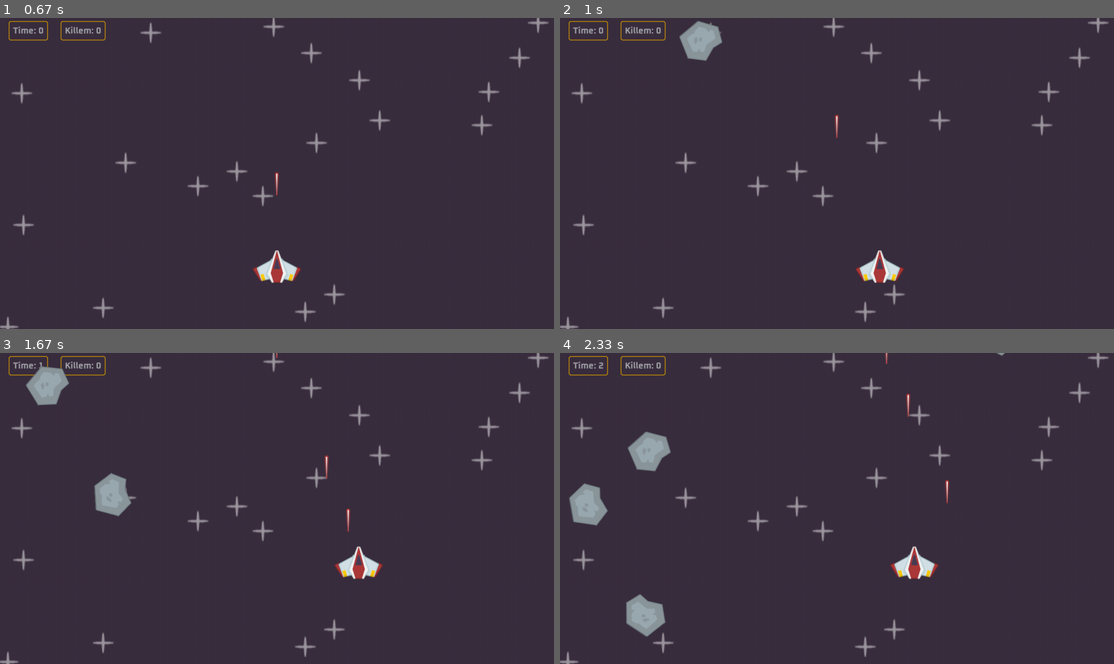
Above: before the commit, frames 1-4 (two rows, left to right).
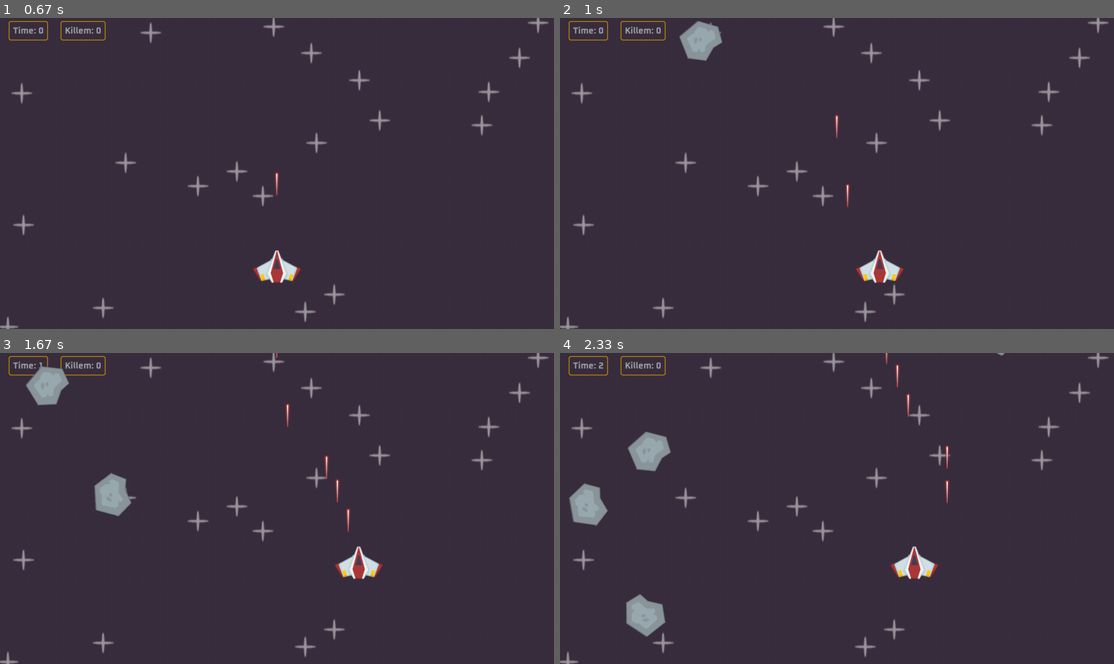
Above: after the commit, the same moments.

Repository: pogo1024/python
Game: pygame game, started from pygame_challange/space/space.py
Same seed, same stepped clock (60 frames per second), same inputs: the game is played once before the commit and once after it.
Inputs:
- Up to frame 1 (0.67 s): tap Space at 0.33 s
- Up to frame 2 (1 s): hold Right from 0.67 s (still down); tap Space at 0.73 s
- Up to frame 3 (1.67 s): tap Space at 1.03, 1.23, 1.57 s; release Right at 1.13 s; hold Up 1.17-1.47 s; hold Right from 1.5 s (still down)
- Up to frame 4 (2.33 s): tap Space at 1.87, 2.07 s; release Right at 1.97 s; hold Left from 2 s (still down)

Frame 1 is identical in both runs. In frame 2, less than 0.1% of the frame differs, in the area x 51-53%, y 53-61%; in frame 3, less than 0.1%, in the area x 51-62%, y 16-49%; in frame 4, less than 0.1%.

Commit message:
pygame_challange

Diff:
--- a/pygame_challange/space/space.py
+++ b/pygame_challange/space/space.py
@@ -15,7 +15,7 @@
         #cooldown
         self.can_shoot = True
         self.laser_shoot_time = 0
-        self.cooldown_duration = 400
+        self.cooldown_duration = 40
 
 
     def laser_timer(self):
@@ -168,7 +168,7 @@
 explosion_sound = pygame.mixer.Sound(join('audio', 'explosion.wav'))
 explosion_sound.set_volume(0.1)
 
-game_music = pygame.mixer.Sound(join('audio', 'game_music.wav'))
+game_music = pygame.mixer.Sound(join('audio', 'music.wav'))
 game_music.set_volume(0.1)
 game_music.play(loops = -1)
 
--- /dev/null
+++ b/pygame_challange/vampire/vampire.py
@@ -0,0 +1,77 @@
+import pygame
+from os.path import join
+from random import randint, uniform
+
+
+class Game():
+    def __init__(self):
+        pygame.init()
+        self.WINDOW_WIDTH = 1280
+        self.WINDOW_HEIGHT = 720
+        self.display_surface = pygame.display.set_mode((self.WINDOW_WIDTH, self.WINDOW_HEIGHT))
+        pygame.display.set_caption('vampire')
+        self.clock = pygame.time.Clock()
+        self.running = True
+        self.player_frames =[]
+
+        self.all_sprites = pygame.sprite.Group()
+        player = Player(self.player_frames, self.all_sprites)
+
+
+        self.player_up = [pygame.image.load(join('images','player','up',str(i)+'.png')).convert_alpha() for i in range(4)]
+
+        self.player_frames.append(self.player_up)
+
+        self.player_down = [pygame.image.load(join('images','player','down',str(i)+'.png')).convert_alpha() for i in range(4)]
+
+        self.player_frames.append(self.player_down)
+
+        self.player_right = [pygame.image.load(join('images','player','right',str(i)+'.png')).convert_alpha() for i in range(4)]
+
+        self.player_frames.append(self.player_right)
+
+        self.player_left = [pygame.image.load(join('images','player','left',str(i)+'.png')).convert_alpha() for i in range(4)]
+
+        self.player_frames.append(self.player_left)
+
+
+    def run(self):
+
+        while self.running:
+            self.dt = self.clock.tick() / 1000
+
+            for event in pygame.event.get():
+                if event.type == pygame.QUIT:
+                    self.running = False
+
+
+            self.all_sprites.update(self.dt)
+            self.display_surface.fill('#3a2e3f')
+            print(self.player_frames)
+
+            pygame.display.update()
+
+
+        pygame.quit()
+
+
+class Player(pygame.sprite.Sprite):
+    def __init__(self,frames,groups):
+        super().__init__(groups)
+        self.frames = frames
+        self.image = frames[0][2]
+        self.rect = self.image.get_frect(center = (self.WINDOW_WIDTH / 2, WINDOW_HEIGHT / 2))
+        self.direction = pygame.math.Vector2()
+        self.speed = 300
+
+    def update(self, dt):
+        pass
+
+
+
+
+
+
+#------------------------------------------------------------------
+game = Game()
+game.run()
Not shown, added: pygame_challange/vampire/run
Not shown, added: pygame_challange/space/.space.py.swo
Not shown, changed: pygame_challange/space/.space.py.swp
Not shown, added: pygame_challange/space/audio/music.wav
Not shown, added: pygame_challange/vampire/.vampire.py.swp
